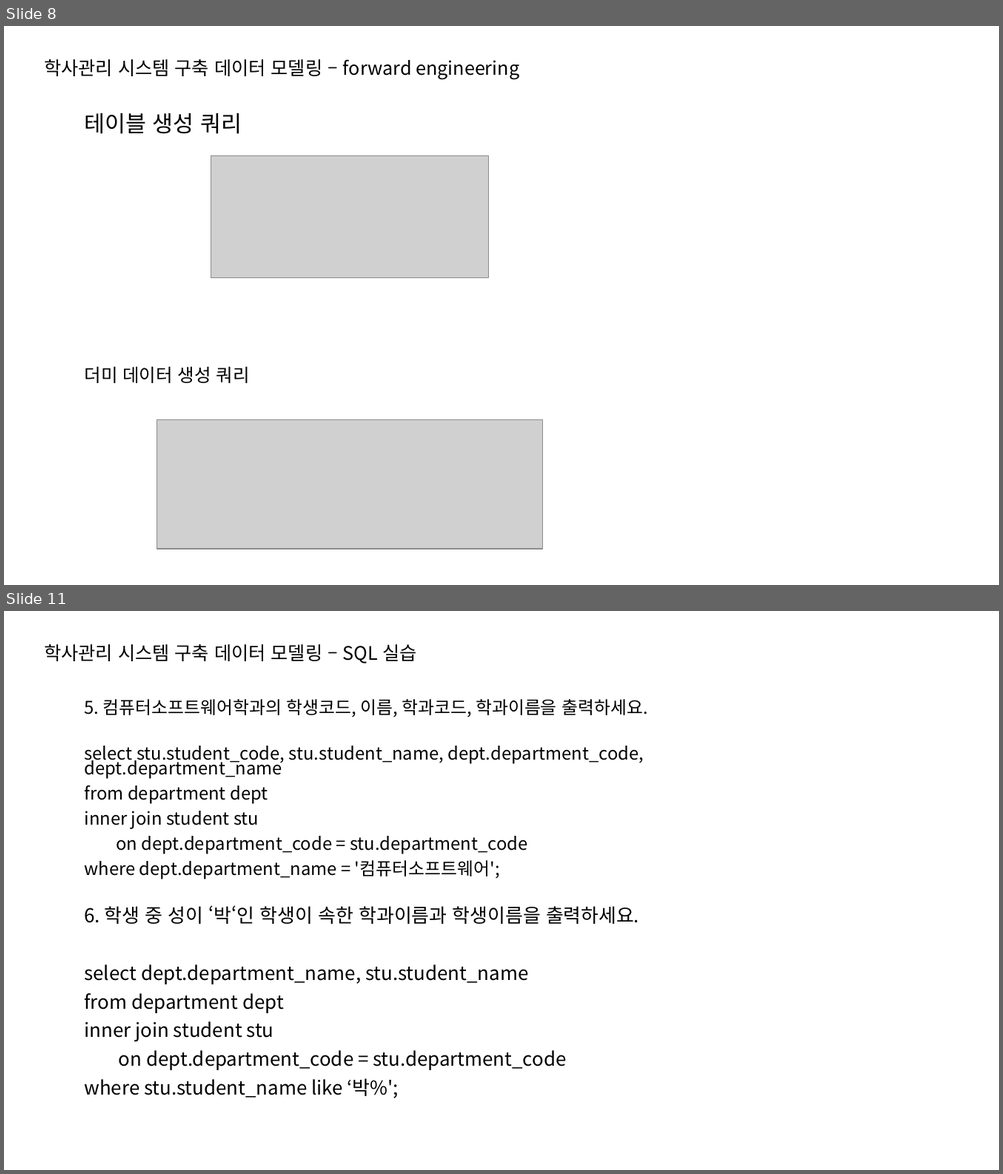
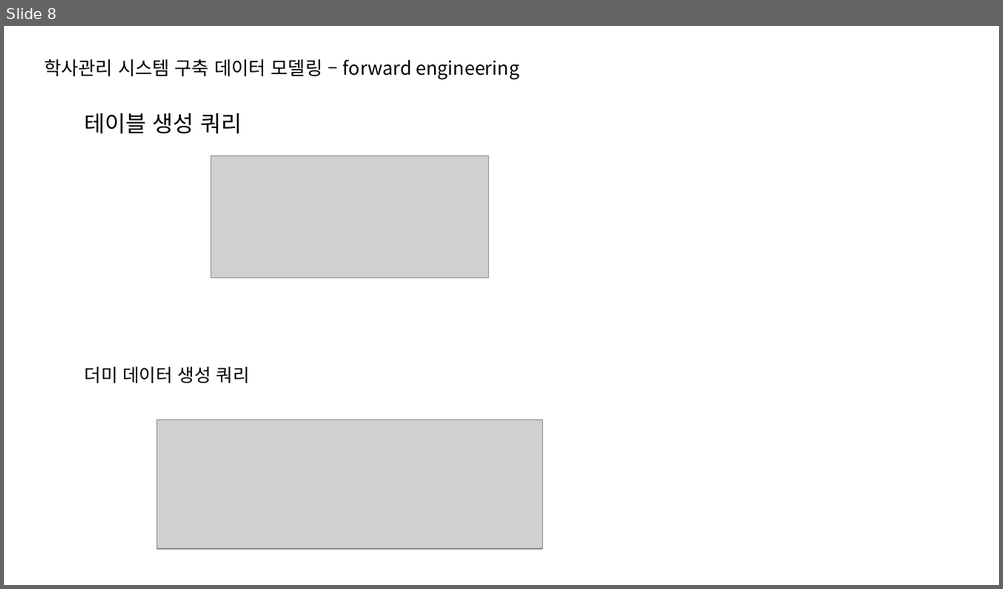
Before and after one commit to intrager/erd-practice, a slide deck: e-commerce/commerce.pptx. Shown one above the other, each under a label of ours: slides 8 and 11 before the commit, slide 8 after it; the slides between them are not shown. The pictures are 1003x1174 and 1003x589 pixels, drawn with LibreOffice and Linux fonts; fonts in the diff are those of the drawing; grey boxes stand for pictures. Boxes give left, top, right and bottom in pixels: in the first picture for what was removed or moved away, otherwise in the second. Text is boxed around its words. In the diff, an @@ line names an element or a change of style, - is before the commit and + after.

```diff
--- a/e-commerce/commerce.pptx
+++ b/e-commerce/commerce.pptx
@@ slide 11 removed at box(4, 611, 999, 1170), background #FFFFFF @@
@@ text removed at box(44, 644, 416, 664) @@
-학사관리 시스템 구축 데이터 모델링 – SQL 실습
@@ text removed at box(85, 699, 648, 880) @@
-5. 컴퓨터소프트웨어학과의 학생코드, 이름, 학과코드, 학과이름을 출력하세요.
-select stu.student_code, stu.student_name, dept.department_code, dept.department_name
-from department dept
-inner join student stu
-on dept.department_code = stu.department_code
-where dept.department_name = '컴퓨터소프트웨어';
@@ text removed at box(85, 906, 639, 1099) @@
-6. 학생 중 성이 ‘박‘인 학생이 속한 학과이름과 학생이름을 출력하세요.
-select dept.department_name, stu.student_name
-from department dept
-inner join student stu
-on dept.department_code = stu.department_code
-where stu.student_name like ‘박%';
```
Also in this commit, not shown: 6 slides changed, 6 slides added, 6 other slides removed.
